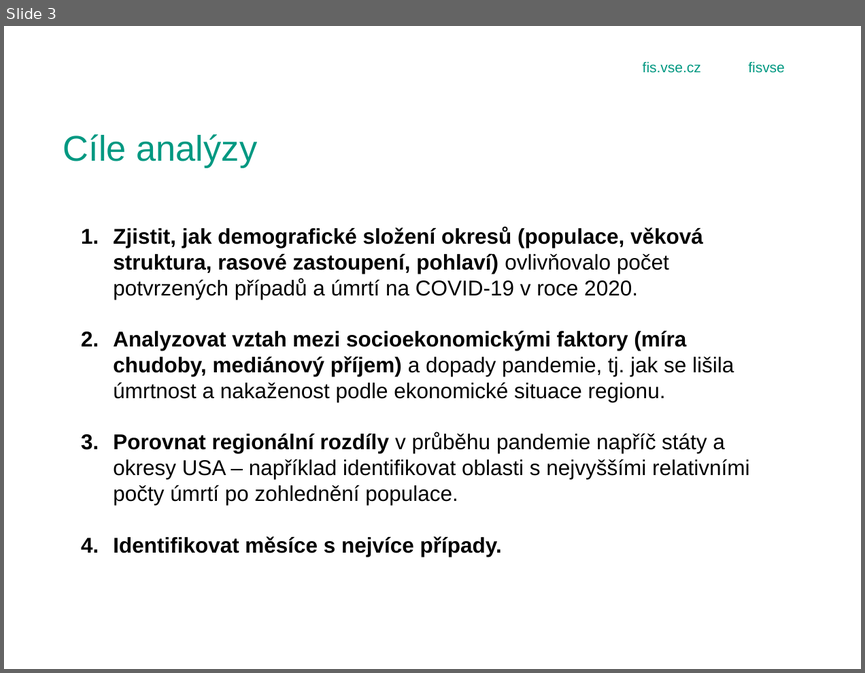
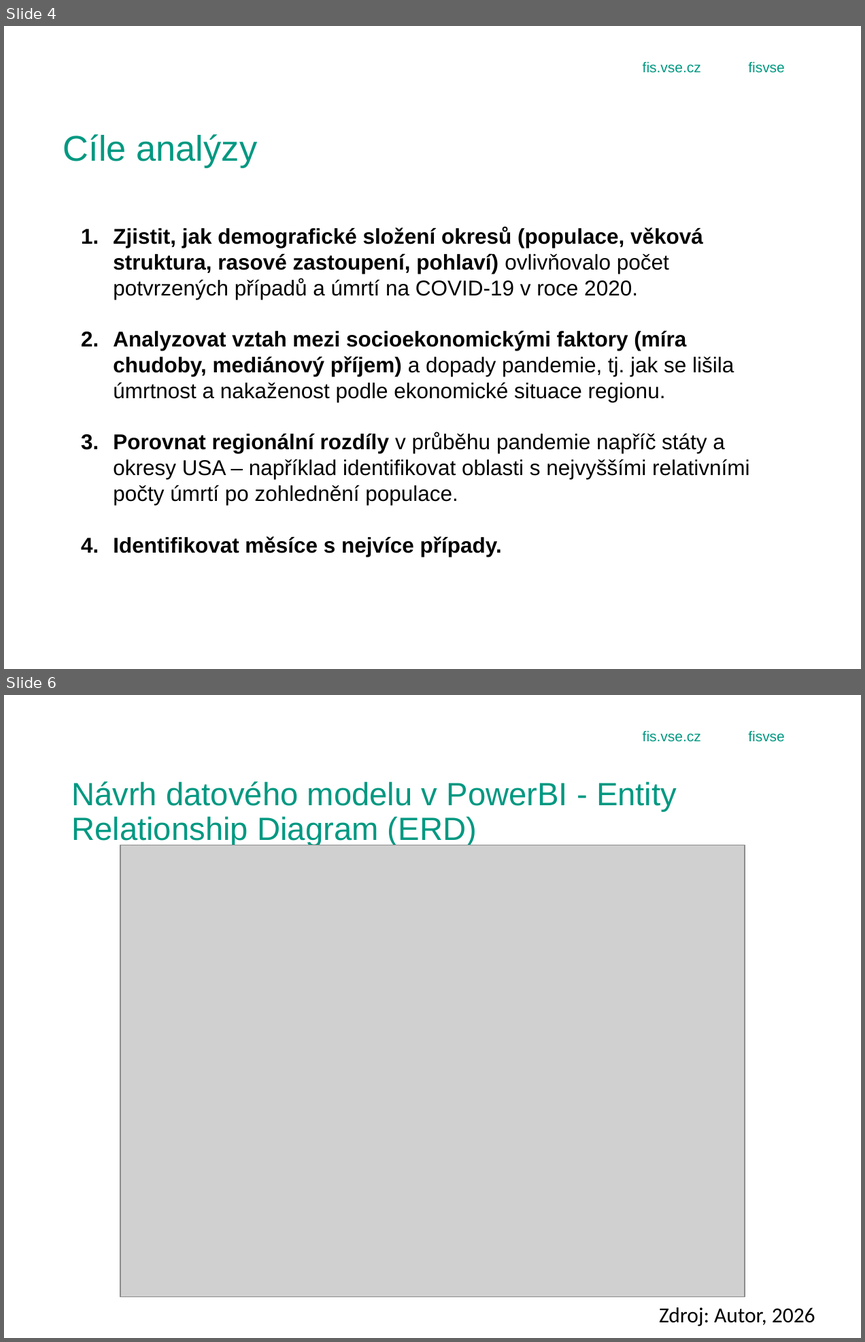
Before and after one commit to ursulastrudl/Projektovy_seminar, a slide deck: obhajoba.pptx. Shown one above the other, each under a label of ours: slide 3 before the commit, slides 4 and 6 after it; the slides between them are not shown. The pictures are 865x673 and 865x1342 pixels, drawn with LibreOffice and Linux fonts; fonts in the diff are those of the drawing; grey boxes stand for pictures; background and template pictures are left out. Boxes give left, top, right and bottom in pixels: in the first picture for what was removed or moved away, otherwise in the second. Text is boxed around its words. In the diff, an @@ line names an element or a change of style, - is before the commit and + after.

```diff
--- a/obhajoba.pptx
+++ b/obhajoba.pptx
@@ slide 6 added at box(4, 695, 861, 1338), background picture (left out); not listed: 3 template elements that a slide beside it also shows @@
@@ title added at box(71, 781, 677, 847), 27 pt, text #009881 @@
+Návrh datového modelu v PowerBI - Entity Relationship Diagram (ERD)
@@ picture added at box(120, 845, 745, 1297) @@
@@ text added at box(659, 1307, 815, 1326), 18 pt, text #000000 @@
+Zdroj: Autor, 2026
@@ what was slide 3 is now slide 4 @@
```
Also in this commit, not shown: 1 slide changed, 12 other slides added, 1 slide removed, 2 other files.
